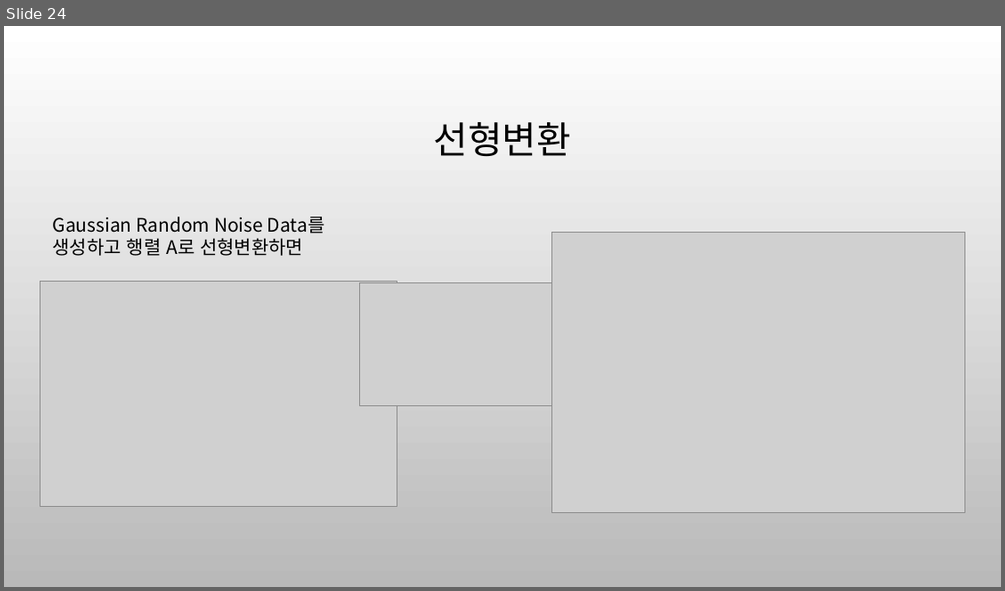
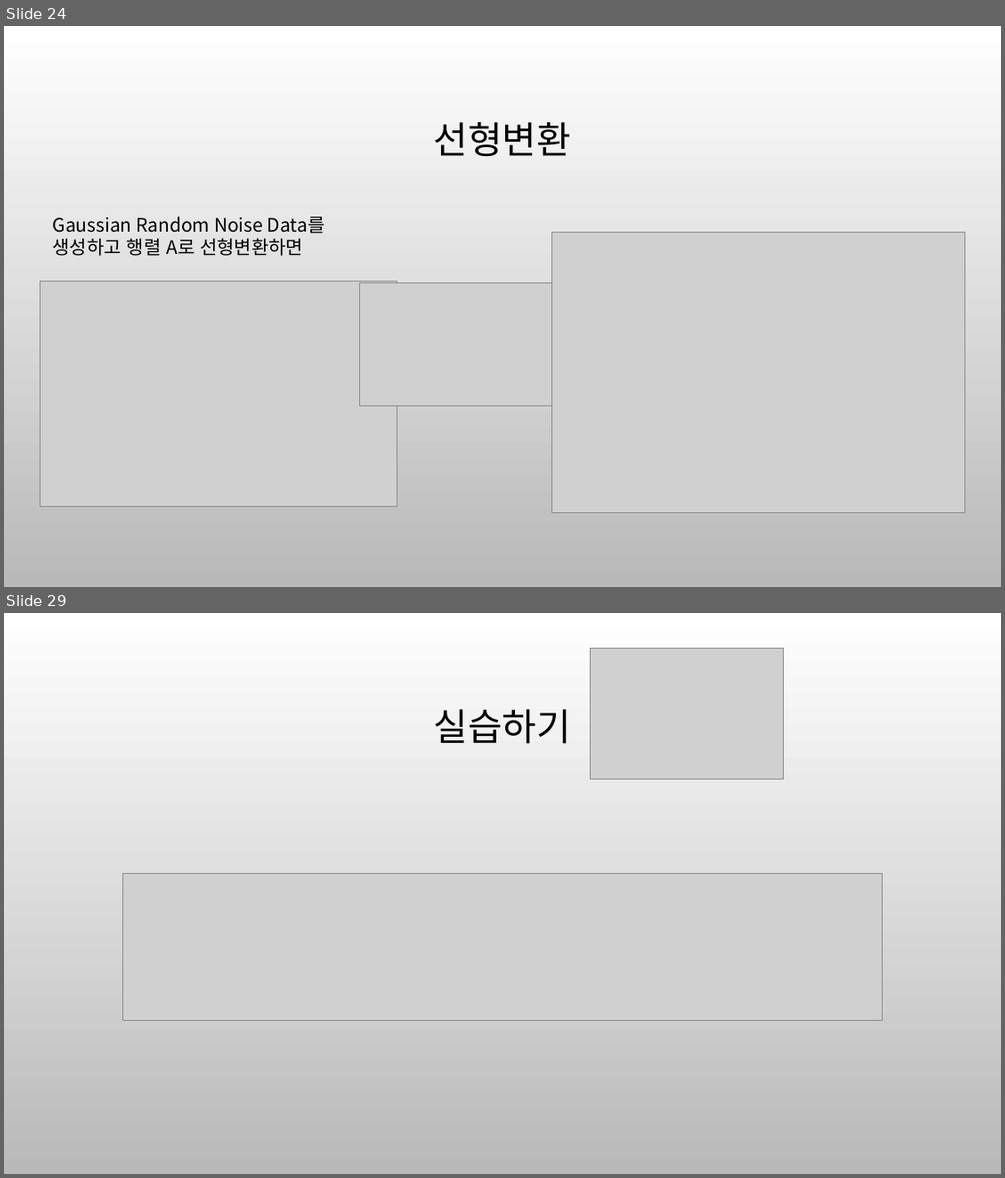
Before and after one commit to ancestor9/mathematics-for-machine-learning, a slide deck: 6_Matrix_vectors.pptx. Shown one above the other, each under a label of ours: slide 24 before the commit, slides 24 and 29 after it; the slides between them are not shown. The pictures are 1005x591 and 1005x1178 pixels, drawn with LibreOffice and Linux fonts; fonts in the diff are those of the drawing; grey boxes stand for pictures; background and template pictures are left out. Boxes give left, top, right and bottom in pixels: in the first picture for what was removed or moved away, otherwise in the second. Text is boxed around its words. In the diff, an @@ line names an element or a change of style, - is before the commit and + after.

```diff
--- a/6_Matrix_vectors.pptx
+++ b/6_Matrix_vectors.pptx
@@ slide 29 added at <box>4,613,1001,1174</box>, background picture (left out) @@
@@ picture added at <box>591,648,783,779</box> @@
@@ title added at <box>434,709,572,744</box>, 36 pt, text #000000 @@
+실습하기
@@ picture added at <box>123,873,882,1021</box> @@
```
Also in this commit, not shown: 3 slides changed, 5 other slides added, 4 slides removed, 1 other file.
